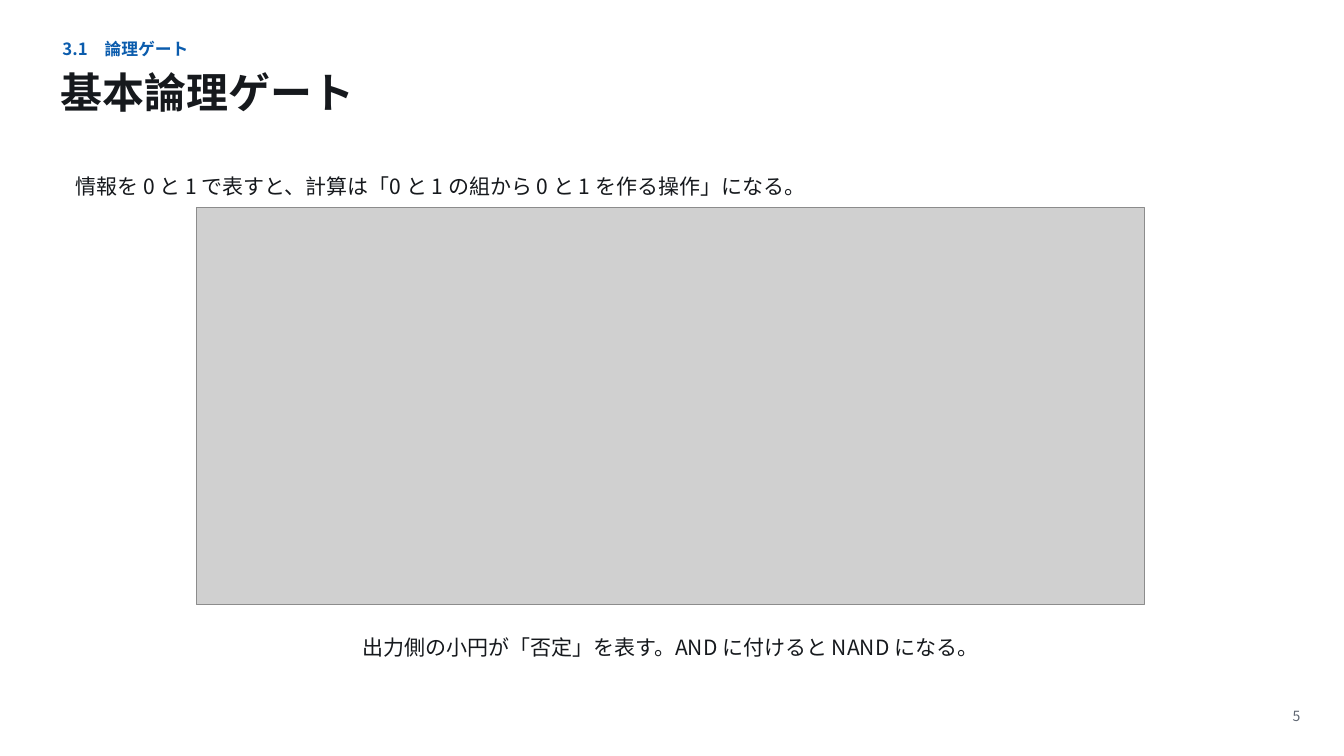
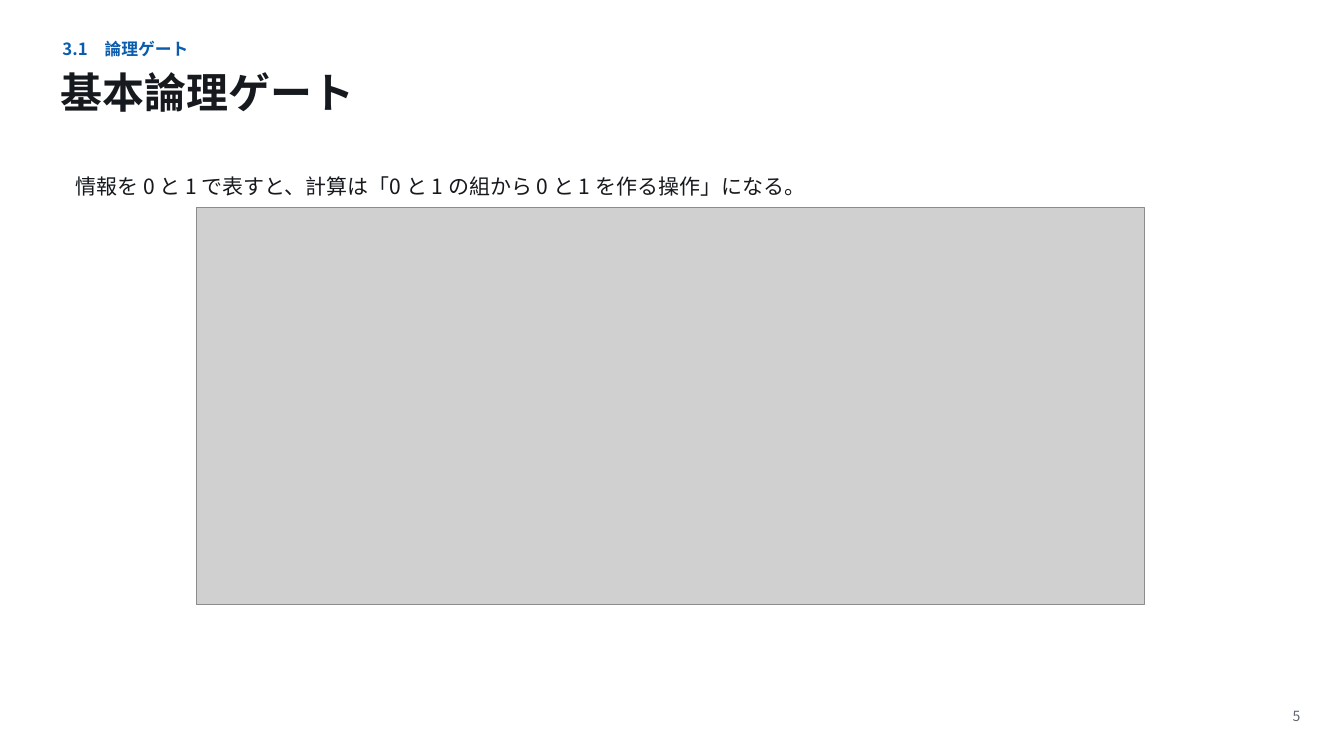
Before and after one commit to koide55/CompOutline, a slide deck: slide 5 of slides/第03回_論理回路からプロセッサへ.pptx. Drawn at 1344x756 pixels with LibreOffice and Linux fonts; fonts in the diff are those of the drawing; grey boxes stand for pictures. Boxes give left, top, right and bottom in pixels: in the first picture for what was removed or moved away, otherwise in the second. Text is boxed around its words. In the diff, an @@ line names an element or a change of style, - is before the commit and + after.

```diff
--- a/slides/第03回_論理回路からプロセッサへ.pptx
+++ b/slides/第03回_論理回路からプロセッサへ.pptx
@@ text removed at bbox=[362, 637, 978, 657] @@
-出力側の小円が「否定」を表す。AND に付けると NAND になる。
```
Also in this commit, not shown: 4 other slides changed, 23 other files.
